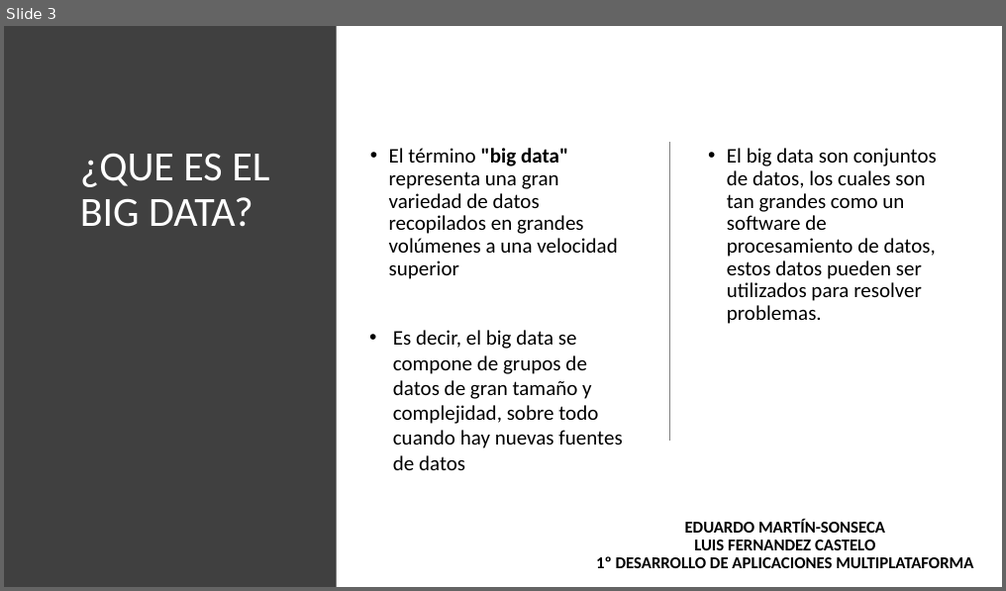
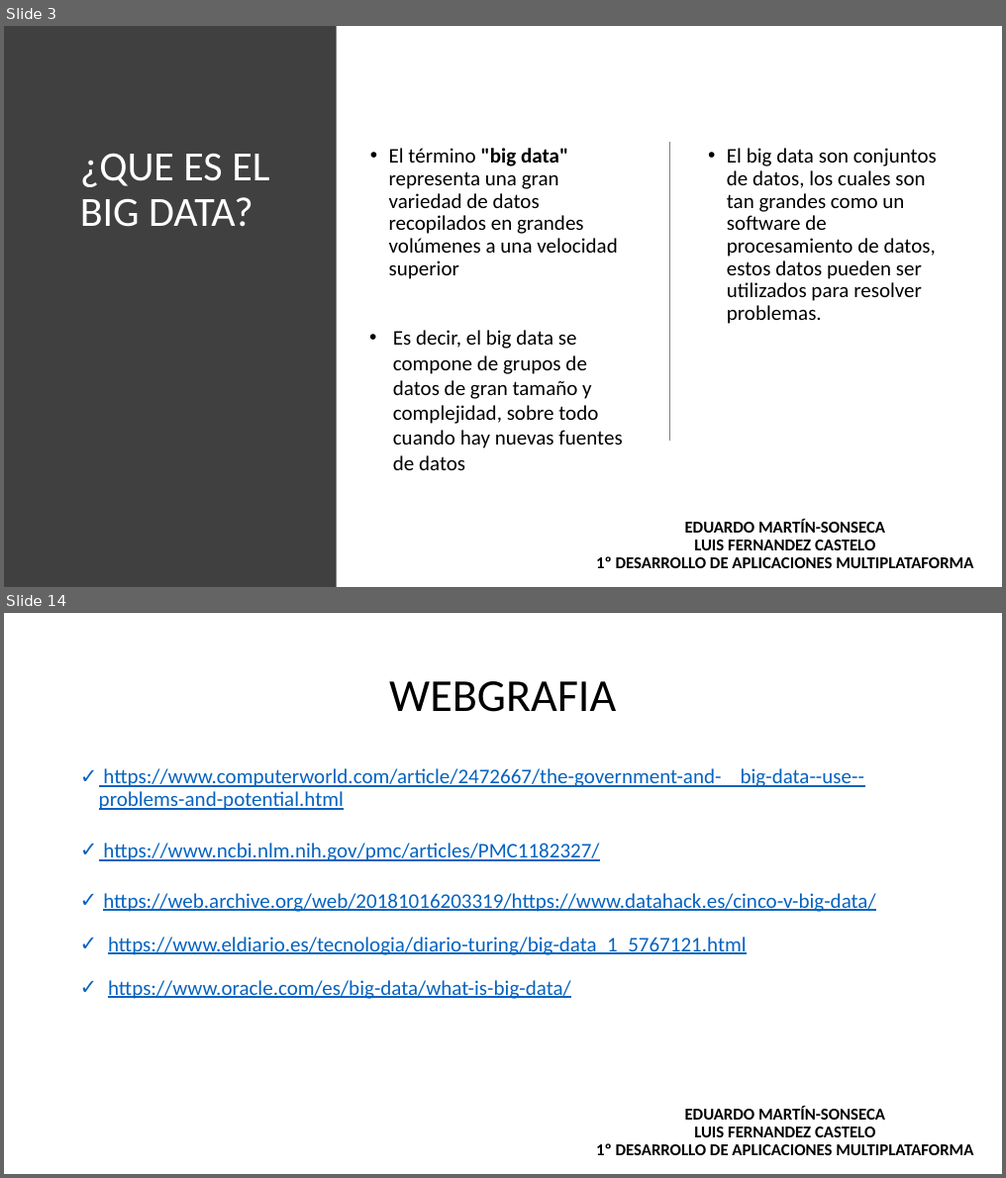
Before and after one commit to maraloeDev/Grado_SuperiorDAM, a slide deck: Bases de Datos/1º Evaluación/Ejercicios/Ejercicio2/Explotación de bases de datos Big Data.pptx. Shown one above the other, each under a label of ours: slide 3 before the commit, slides 3 and 14 after it; the slides between them are not shown. The pictures are 1006x591 and 1006x1178 pixels, drawn with LibreOffice and Linux fonts; fonts in the diff are those of the drawing. Boxes give left, top, right and bottom in pixels: in the first picture for what was removed or moved away, otherwise in the second. Text is boxed around its words. In the diff, an @@ line names an element or a change of style, - is before the commit and + after.

```diff
--- a/Bases de Datos/1º Evaluación/Ejercicios/Ejercicio2/Explotación de bases de datos Big Data.pptx
+++ b/Bases de Datos/1º Evaluación/Ejercicios/Ejercicio2/Explotación de bases de datos Big Data.pptx
@@ slide 14 added at <box>4,613,1002,1174</box>, background #FFFFFF @@
@@ title added at <box>389,681,616,712</box>, 44 pt, text #000000 @@
+WEBGRAFIA
@@ text added at <box>99,768,864,810</box>, 20 pt, text #0563C1, underline @@
+✓ https://www.computerworld.com/article/2472667/the-government-and- big-data--use--problems-and-potential.html
@@ text added at <box>103,843,599,861</box>, 20 pt, text #0563C1, underline @@
+✓ https://www.ncbi.nlm.nih.gov/pmc/articles/PMC1182327/
@@ text added at <box>103,893,875,912</box>, 20 pt, text #0563C1, underline @@
+✓ https://web.archive.org/web/20181016203319/https://www.datahack.es/cinco-v-big-data/
@@ text added at <box>108,937,746,956</box>, 20 pt, text #0563C1, underline @@
+✓ https://www.eldiario.es/tecnologia/diario-turing/big-data_1_5767121.html
@@ text added at <box>108,980,571,999</box>, 20 pt, text #0563C1, underline @@
+✓ https://www.oracle.com/es/big-data/what-is-big-data/
@@ text added at <box>596,1106,973,1156</box>, 16 pt, text #000000, bold @@
+EDUARDO MARTÍN-SONSECA
+LUIS FERNANDEZ CASTELO
+1º DESARROLLO DE APLICACIONES MULTIPLATAFORMA
```
Also in this commit, not shown: 4 slides changed, 7 other slides added, 1 slide removed, 2 other files.
